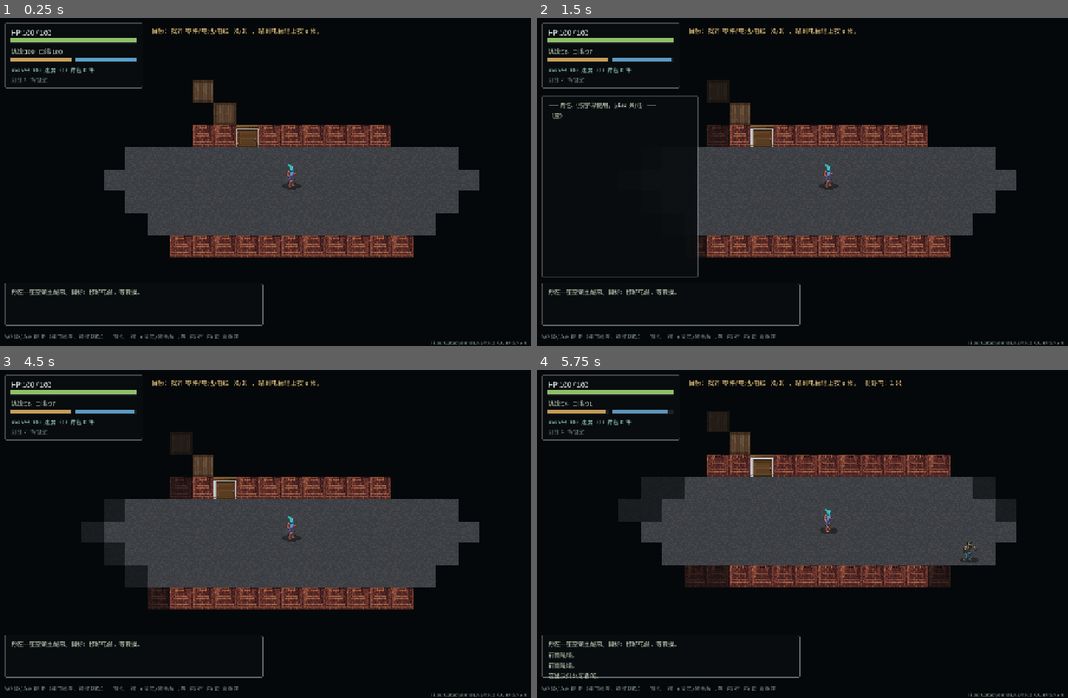
Above: before the commit, frames 1-4 (two rows, left to right).
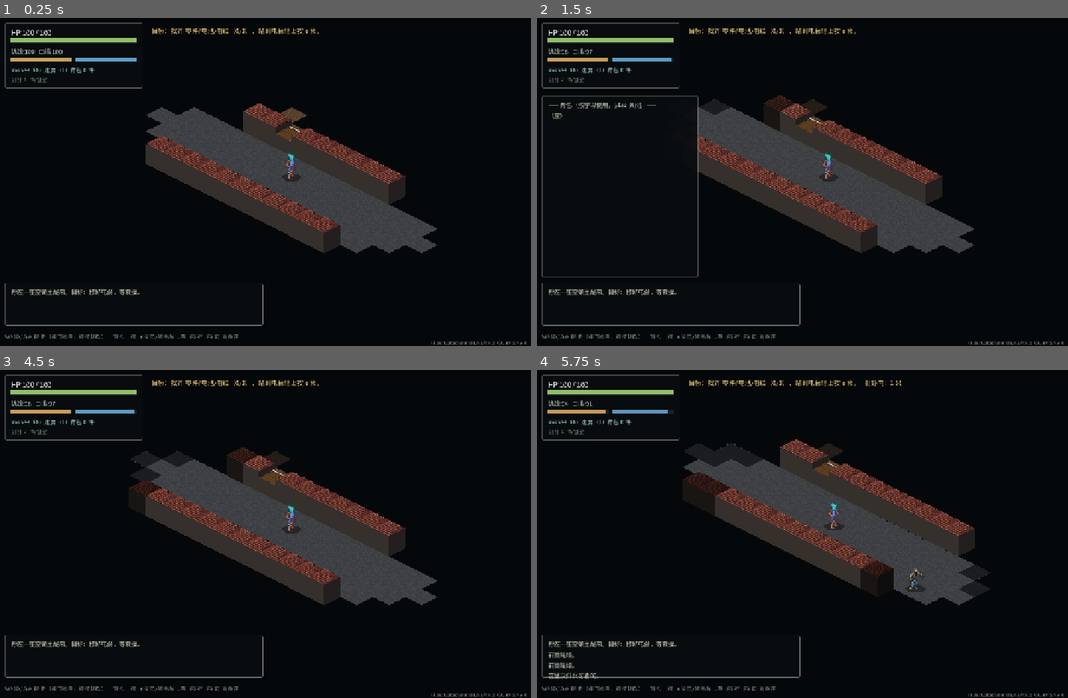
Above: after the commit, the same moments.

Repository: endday/cdda2d
Game: Godot game, scene res://scenes/main.tscn
The game is run twice, just before and just after one commit, with the same random seed, the same clock (stepped at 60 frames per second) and the same inputs.
Inputs:
- Up to frame 1 (0.25 s): no input
- Up to frame 2 (1.5 s): tap Enter at 0.5 s; hold D 0.53-1.28 s; tap I at 0.6 s; tap Space at 0.77, 1.25 s; hold S from 1.28 s (still down); tap E at 1.35 s
- Up to frame 3 (4.5 s): tap Space at 1.52, 2.75, 3.02, 3.77, 4.25 s; tap Enter at 2, 3.5 s; release S at 2.03 s; hold D 2.03-2.78 s; tap 5 at 2.1 s; hold W 2.78-3.53 s; tap R at 2.85 s; hold A from 3.53 s (still down); tap Z at 3.6 s; tap I at 4.35 s
- Up to frame 4 (5.75 s): tap Space at 4.52 s; release A at 5.03 s; hold S from 5.03 s (still down); tap E at 5.1 s

The runs differ from the first frame. In frame 1, 18% of the frame differs, in the area x 19-91%, y 18-74%; in frame 2, 16%; in frame 3, 18%; in frame 4, 18%, in the area x 15-91%, y 12-72%.

Commit message:
render: isometric 2:1 projection (Diablo-style 45° view)
- tools/build_iso.py shears the existing square tiles into 64x32 diamonds
  (4px inset and hard alpha so the tiles butt together without seams).
- main.gd draws floors as diamonds, walls as textured blocks with two shaded
  side faces, sorted back-to-front by (x+y) so nearer tiles occlude farther ones.
- Actors stay 2D billboards with their feet on the diamond centre, scaled 1.5x.
- Camera works in iso space and is clamped to the map's diamond bounds.

Diff:
--- /dev/null
+++ b/content/tiles/iso.json
@@ -0,0 +1,13 @@
+{
+  "image": "iso.png",
+  "width": 64,
+  "height": 32,
+  "tiles": {
+    "floor": 0,
+    "pavement": 1,
+    "wall": 2,
+    "rock": 3,
+    "door_closed": 4,
+    "door_open": 5
+  }
+}
--- a/scenes/main.gd
+++ b/scenes/main.gd
@@ -7,7 +7,13 @@
 const ACTOR_H := 48
 const W := World.W
 const H := World.H
-const ZOOM := 1.5
+## 等距投影：2:1 菱形地砖。一格在屏幕上占 64×32，往上就是墙的高度。
+const ISO_W := 64
+const ISO_H := 32
+const WALL_H := 40
+const DOOR_H := 28
+const ACTOR_SCALE := 1.5
+const ZOOM := 1.1
 const MOVE_SMOOTH := 16.0    # 越大越跟手；16 ≈ 0.15 秒走完一格
 
 var world: World
@@ -26,6 +32,10 @@
 var actor_texture: Texture2D
 var tiles_meta: Dictionary = {}
 var ui_font: FontFile
+
+var iso_texture: Texture2D
+var iso_cells: Dictionary = {}   # 名字 -> 图集里的序号
+const ISO_NAMES := ["floor", "pavement", "wall", "rock", "door_closed", "door_open"]
 
 ## 每个 Actor 的屏幕位置（世界像素），用来把一格一格的跳变抹成滑动。
 var _visual: Dictionary = {}
@@ -89,6 +99,20 @@
 	tile_texture = load("res://content/tiles/" + String(parsed.get("tileset", "tileset.png")))
 	var actors: Dictionary = parsed.get("actors", {})
 	actor_texture = load("res://content/tiles/" + String(actors.get("image", "actors.png")))
+	_load_iso()
+
+
+## 等距贴图（tools/build_iso.py 生成）。没有就退回纯色菱形。
+func _load_iso() -> void:
+	var file := FileAccess.open("res://content/tiles/iso.json", FileAccess.READ)
+	if file == null:
+		push_error("content/tiles/iso.json 读不到，跑一下 tools/build_iso.py")
+		return
+	var parsed: Variant = JSON.parse_string(file.get_as_text())
+	if typeof(parsed) != TYPE_DICTIONARY:
+		return
+	iso_texture = load("res://content/tiles/" + String(parsed.get("image", "iso.png")))
+	iso_cells = parsed.get("tiles", {})
 
 
 ## Web 端没有系统字体兜底，必须自带一份中文字体子集（tools/build_font.py）。
@@ -102,7 +126,7 @@
 
 func _build_camera() -> void:
 	camera = Camera2D.new()
-	camera.position = _actor_world_pos(world.player)
+	camera.position = _actor_world_pos(world.player) + Vector2(0, ISO_H / 2.0)
 	camera.zoom = Vector2(ZOOM, ZOOM)
 	add_child(camera)
 
@@ -319,81 +343,163 @@
 	# 一格一格的位置用指数平滑抹成滑动，别让它跳。
 	var k: float = 1.0 - exp(-delta * MOVE_SMOOTH)
 	for actor: Actor in world.actors:
-		var target := Vector2(actor.pos) * CELL
+		var target := _iso(actor.pos)
 		var current: Vector2 = _visual.get(actor.id, target)
 		_visual[actor.id] = current.lerp(target, k)
 	var view := get_viewport_rect().size / camera.zoom
 	var half := view / 2.0
-	var target_pos := _actor_world_pos(world.player) + Vector2(CELL / 2.0, CELL / 2.0)
-	if W * CELL > view.x:
-		target_pos.x = clampf(target_pos.x, half.x, W * CELL - half.x)
-	if H * CELL > view.y:
-		target_pos.y = clampf(target_pos.y, half.y, H * CELL - half.y)
+	var target_pos := _actor_world_pos(world.player) + Vector2(0, ISO_H / 2.0)
+	var bounds := _map_bounds()
+	if bounds.size.x > view.x:
+		target_pos.x = clampf(target_pos.x, bounds.position.x + half.x, bounds.end.x - half.x)
+	else:
+		target_pos.x = bounds.get_center().x
+	if bounds.size.y > view.y:
+		target_pos.y = clampf(target_pos.y, bounds.position.y + half.y, bounds.end.y - half.y)
+	else:
+		target_pos.y = bounds.get_center().y
 	camera.position = target_pos
 
 
+## 第 (x,y) 格的菱形顶点在屏幕上的位置（2:1 等距）。
+func _iso(cell: Vector2i) -> Vector2:
+	return Vector2((cell.x - cell.y) * ISO_W / 2.0, (cell.x + cell.y) * ISO_H / 2.0)
+
+
+func _map_bounds() -> Rect2:
+	var left := _iso(Vector2i(0, H - 1)).x - ISO_W / 2.0
+	var right := _iso(Vector2i(W - 1, 0)).x + ISO_W / 2.0
+	var top := -WALL_H - ISO_H
+	var bottom := _iso(Vector2i(W - 1, H - 1)).y + ISO_H * 1.5
+	return Rect2(left, top, right - left, bottom - top)
+
+
 func _actor_world_pos(actor: Actor) -> Vector2:
-	return _visual.get(actor.id, Vector2(actor.pos) * CELL)
+	return _visual.get(actor.id, _iso(actor.pos))
 
 
 func _actor_center(actor: Actor) -> Vector2:
-	return _actor_world_pos(actor) + Vector2(CELL / 2.0, CELL / 2.0)
+	return _actor_world_pos(actor) + Vector2(0, ISO_H / 2.0)
 
 
 func _draw() -> void:
-	draw_rect(Rect2(0, 0, W * CELL, H * CELL), Color("#05080a"))
+	draw_rect(Rect2(-4000, -4000, 12000, 12000), Color("#05080a"))
+	# 1) 地板：等距菱形，先全部铺一遍（它们不互相遮挡）。
 	for y: int in H:
 		for x: int in W:
 			var cell := Vector2i(x, y)
-			if not world.seen.has(cell):
+			if not world.seen.has(cell) or world.is_wall(cell):
 				continue
-			var origin := Vector2(x * CELL, y * CELL)
-			_draw_tile(world.terrain_name(cell), cell)
-			if not world.visible.has(cell):
-				draw_rect(Rect2(origin, Vector2(CELL, CELL)), Color(0.02, 0.03, 0.04, 0.62))
-	for item: Dictionary in world.items:
-		var pos: Vector2i = item["pos"]
-		if not world.visible.has(pos):
-			continue
-		_draw_item(String(item["id"]), Vector2(pos) * CELL)
-	# 怪物：只画玩家看得见的（数据边界，别偷看世界）。
-	for actor: Actor in world.actors:
-		if actor == world.player or not actor.alive:
-			continue
-		if not world.visible.has(actor.pos):
-			continue
-		_draw_actor_at(actor.monster_type, _actor_world_pos(actor))
-	_draw_actor_at("player", _actor_world_pos(world.player))
+			_draw_floor(cell)
+	# 2) 见过但当前看不见的地方压暗（墙由方块自己压暗，别在它脚下再刷一层黑）。
+	for y: int in H:
+		for x: int in W:
+			var cell := Vector2i(x, y)
+			if world.is_wall(cell):
+				continue
+			if world.seen.has(cell) and not world.visible.has(cell):
+				_draw_fog(cell)
+	# 3) 立起来的东西：按 (x+y) 从远到近画，前面自然盖住后面。
+	var cells: Array[Vector2i] = []
+	for y: int in H:
+		for x: int in W:
+			var cell := Vector2i(x, y)
+			if world.seen.has(cell):
+				cells.append(cell)
+	cells.sort_custom(func(a: Vector2i, b: Vector2i) -> bool:
+		if a.x + a.y == b.x + b.y:
+			return a.x < b.x
+		return a.x + a.y < b.x + b.y)
+	for cell: Vector2i in cells:
+		_draw_cell_objects(cell)
 	# 电台塔上的修理点；只画玩家看见时。
 	if world.visible.has(world.repair_site):
-		var site := Rect2(Vector2(world.repair_site) * CELL, Vector2(CELL, CELL))
-		draw_rect(site.grow(-3), Color("#eecb80"), false, 2.0)
-
-
-func _draw_tile(name: String, cell: Vector2i) -> void:
-	var at: Array = _tile_cells(name, _variant(cell))
-	var origin := Vector2(cell) * CELL
-	if at.is_empty():
-		# 没有贴图就退回纯色，至少看得懂。
-		var fallback := Color("#1b2a33")
-		if name == "wall" or name == "rock":
-			fallback = Color("#0a1014")
-		elif name == "door_closed" or name == "door_open":
-			fallback = Color("#eecb80")
-		draw_rect(Rect2(origin, Vector2(CELL, CELL)), fallback)
-		return
+		var pts := _diamond(_iso(world.repair_site))
+		pts.append(pts[0])
+		draw_polyline(pts, Color("#eecb80"), 2.0)
+
+
+## 一格里立起来/摆在平面上的东西：墙、关着的门、地面物品、角色。
+func _draw_cell_objects(cell: Vector2i) -> void:
+	var visible := world.visible.has(cell)
+	var mod := TINT if visible else TINT.darkened(0.55)
+	if world.is_wall(cell):
+		_draw_block(cell, "wall", WALL_H, mod)
+	elif world.is_closed_door(cell):
+		_draw_block(cell, "door_closed", DOOR_H, mod)
+	if visible:
+		for item: Dictionary in world.items:
+			if item["pos"] == cell:
+				_draw_item(String(item["id"]), cell)
+	for actor: Actor in world.actors:
+		if actor.pos != cell or not actor.alive:
+			continue
+		if actor != world.player and not visible:
+			continue
+		_draw_actor(actor)
+
+
+func _diamond(origin: Vector2) -> PackedVector2Array:
+	return PackedVector2Array([
+		origin + Vector2(0, 0),
+		origin + Vector2(ISO_W / 2.0, ISO_H / 2.0),
+		origin + Vector2(0, ISO_H),
+		origin + Vector2(-ISO_W / 2.0, ISO_H / 2.0),
+	])
+
+
+func _floor_name(cell: Vector2i) -> String:
+	if world.is_door(cell):
+		return "door_open" if world.doors_open.has(cell) else "door_closed"
+	return world.terrain_name(cell)
+
+
+func _draw_floor(cell: Vector2i) -> void:
+	var name := _floor_name(cell)
+	var at := int(iso_cells.get(name, -1))
+	var origin := _iso(cell) - Vector2(ISO_W / 2.0, 0)
+	if iso_texture == null or at < 0:
+		draw_colored_polygon(_diamond(_iso(cell)), Color("#1b2a33"))
+		return
+	draw_texture_rect_region(iso_texture,
+		Rect2(origin, Vector2(ISO_W, ISO_H)),
+		Rect2(at * ISO_W, 0, ISO_W, ISO_H), TINT)
+
+
+func _draw_fog(cell: Vector2i) -> void:
+	draw_colored_polygon(_diamond(_iso(cell)), Color(0.02, 0.03, 0.04, 0.62))
+
+
+## 一个方块：两个侧面 + 顶面。看起来像有高度的墙。
+func _draw_block(cell: Vector2i, texture_name: String, height: float, mod: Color) -> void:
+	var top := _iso(cell)
+	var left := top + Vector2(-ISO_W / 2.0, ISO_H / 2.0)
+	var right := top + Vector2(ISO_W / 2.0, ISO_H / 2.0)
+	var bottom := top + Vector2(0, ISO_H)
+	var up := Vector2(0, -height)
+	draw_colored_polygon(PackedVector2Array([left, bottom, bottom + up, left + up]),
+		Color(0.26, 0.22, 0.19) * mod)
+	draw_colored_polygon(PackedVector2Array([bottom, right, right + up, bottom + up]),
+		Color(0.17, 0.145, 0.13) * mod)
+	var at := int(iso_cells.get(texture_name, -1))
+	if iso_texture == null or at < 0:
+		draw_colored_polygon(PackedVector2Array([top + up, right + up, bottom + up, left + up]),
+			Color("#2a2a2a") * mod)
+		return
+	draw_texture_rect_region(iso_texture,
+		Rect2(top + up - Vector2(ISO_W / 2.0, 0), Vector2(ISO_W, ISO_H)),
+		Rect2(at * ISO_W, 0, ISO_W, ISO_H), mod)
+
+
+func _draw_item(item_id: String, cell: Vector2i) -> void:
+	var at: Array = _tile_cells("item_" + item_id, 0)
+	var center := _iso(cell) + Vector2(0, ISO_H * 0.5)
+	if at.is_empty() or tile_texture == null:
+		draw_rect(Rect2(center - Vector2(6, 6), Vector2(12, 12)), Color("#eecb80"))
+		return
+	var size := Vector2(34, 34)
 	draw_texture_rect_region(tile_texture,
-		Rect2(origin, Vector2(CELL, CELL)),
-		Rect2(float(at[0]) * CELL, float(at[1]) * CELL, CELL, CELL), TINT)
-
-
-func _draw_item(item_id: String, origin: Vector2) -> void:
-	var at: Array = _tile_cells("item_" + item_id, 0)
-	if at.is_empty():
-		draw_rect(Rect2(origin + Vector2(9, 9), Vector2(14, 14)), Color("#eecb80"))
-		return
-	draw_texture_rect_region(tile_texture,
-		Rect2(origin, Vector2(CELL, CELL)),
+		Rect2(center - Vector2(size.x / 2.0, size.y / 2.0 + 8), size),
 		Rect2(float(at[0]) * CELL, float(at[1]) * CELL, CELL, CELL), TINT)
 
 
@@ -414,17 +520,18 @@
 	return 0
 
 
-func _draw_actor_at(name: String, origin: Vector2) -> void:
-	var actors: Dictionary = tiles_meta.get("actors", {})
-	var frames: Dictionary = actors.get("frames", {})
+## 角色是立绘：脚踩在菱形中心，按 1.5 倍画，跟 64×32 的地砖比例协调。
+func _draw_actor(actor: Actor) -> void:
+	var center := _actor_center(actor)
+	var name := "player" if actor.is_player else actor.monster_type
+	var frames: Dictionary = tiles_meta.get("actors", {}).get("frames", {})
 	if actor_texture == null or not frames.has(name):
-		draw_circle(origin + Vector2(CELL / 2.0, CELL / 2.0), 11, Color("#9fe4bb"))
+		draw_circle(center, 10, Color("#9fe4bb"))
 		return
 	var index := int(frames[name])
-	# 角色图是 32×48，脚在格子底部。
-	var top := Vector2(origin.x, origin.y + CELL - ACTOR_H)
+	var size := Vector2(CELL * ACTOR_SCALE, ACTOR_H * ACTOR_SCALE)
 	draw_texture_rect_region(actor_texture,
-		Rect2(top, Vector2(CELL, ACTOR_H)),
+		Rect2(center.x - size.x / 2.0, center.y - size.y + 6, size.x, size.y),
 		Rect2(index * CELL, 0, CELL, ACTOR_H))
 
 
Binary file added: content/tiles/iso.png
Not shown, added: content/tiles/iso.png.import
